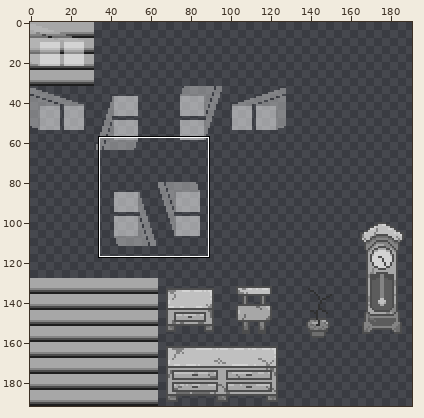
File history of a sprite sheet, Game-3800-Y-Studio-Y-Stealth-CEO-Purgatory/Assets/Sprites/Level_1/decorations.png. The picture above shows the old version from afar; the outline marks the close-up.
Close-up. Earlier state:
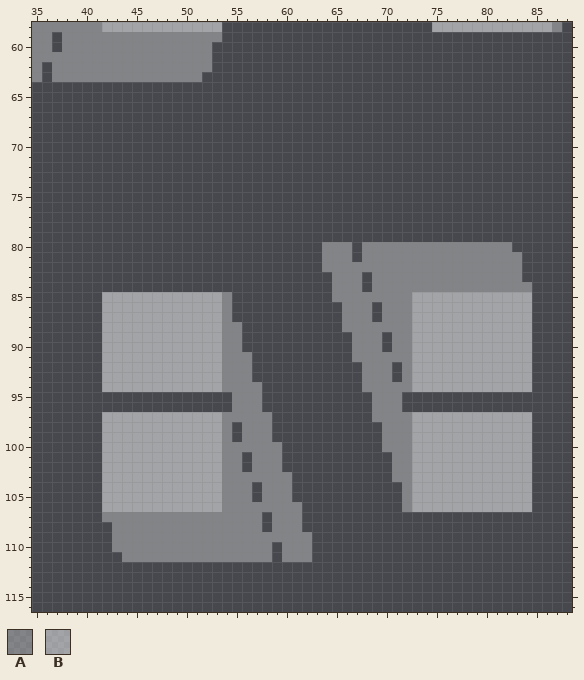
The file is 192x192 pixels. Colours within 5 levels of each other are drawn and written as one. Shown: x 35..88, y 58..116. The wide view leaves out empty margins.
Palette (. is transparent): A #c0c0c080  B #ffffff80
Pixels before (only the part around the change), first column x 35:
 58 AAAAAAABBBBBBBBBBBB.....................BBBBBBBBBBBBA.
 59 AA.AAAAAAAAAAAAAAAA...................................
 60 AA.AAAAAAAAAAAAAAA....................................
 61 AAAAAAAAAAAAAAAAAA....................................
 62 A.AAAAAAAAAAAAAAAA....................................
 63 A.AAAAAAAAAAAAAAA.....................................
 64 ......................................................
 65 ......................................................
 66 ......................................................
 67 ......................................................
 68 ......................................................
 69 ......................................................
 70 ......................................................
 71 ......................................................
 72 ......................................................
 73 ......................................................
 74 ......................................................
 75 ......................................................
 76 ......................................................
 77 ......................................................
 78 ......................................................
 79 ......................................................
 80 .............................AAA.AAAAAAAAAAAAAAA......
 81 .............................AAA.AAAAAAAAAAAAAAAA.....
 82 .............................AAAAAAAAAAAAAAAAAAAA.....
 83 ..............................AAA.AAAAAAAAAAAAAAA.....
 84 ..............................AAA.AAAAAAAAAAAAAAAA....
 85 .......BBBBBBBBBBBBA..........AAAAAAAABBBBBBBBBBBB....
 86 .......BBBBBBBBBBBBA...........AAA.AAABBBBBBBBBBBB....
 87 .......BBBBBBBBBBBBA...........AAA.AAABBBBBBBBBBBB....
 88 .......BBBBBBBBBBBBAA..........AAAAAAABBBBBBBBBBBB....
 89 .......BBBBBBBBBBBBAA...........AAA.AABBBBBBBBBBBB....
 90 .......BBBBBBBBBBBBAA...........AAA.AABBBBBBBBBBBB....
 91 .......BBBBBBBBBBBBAAA..........AAAAAABBBBBBBBBBBB....
 92 .......BBBBBBBBBBBBAAA...........AAA.ABBBBBBBBBBBB....
 93 .......BBBBBBBBBBBBAAA...........AAA.ABBBBBBBBBBBB....
 94 .......BBBBBBBBBBBBAAAA..........AAAAABBBBBBBBBBBB....
 95 ....................AAA...........AAA.................
 96 ....................AAA...........AAA.................
 97 .......BBBBBBBBBBBBAAAAA..........AAAABBBBBBBBBBBB....
 98 .......BBBBBBBBBBBBA.AAA...........AAABBBBBBBBBBBB....
 99 .......BBBBBBBBBBBBA.AAA...........AAABBBBBBBBBBBB....
100 .......BBBBBBBBBBBBAAAAAA..........AAABBBBBBBBBBBB....
101 .......BBBBBBBBBBBBAA.AAA...........AABBBBBBBBBBBB....
102 .......BBBBBBBBBBBBAA.AAA...........AABBBBBBBBBBBB....
103 .......BBBBBBBBBBBBAAAAAAA..........AABBBBBBBBBBBB....
104 .......BBBBBBBBBBBBAAA.AAA...........ABBBBBBBBBBBB....
105 .......BBBBBBBBBBBBAAA.AAA...........ABBBBBBBBBBBB....
106 .......BBBBBBBBBBBBAAAAAAAA..........ABBBBBBBBBBBB....
107 .......AAAAAAAAAAAAAAAA.AAA...........................
108 ........AAAAAAAAAAAAAAA.AAA...........................
109 ........AAAAAAAAAAAAAAAAAAAA..........................
110 ........AAAAAAAAAAAAAAAA.AAA..........................
111 .........AAAAAAAAAAAAAAA.AAA..........................
112 ......................................................
113 ......................................................
114 ......................................................
115 ......................................................
116 ......................................................
After:
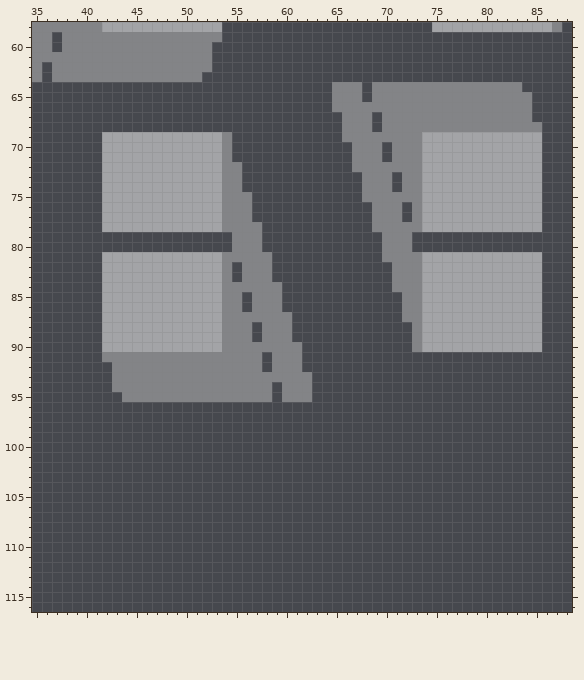
Edits made:
Colour A is added in row 64 at x 65 to 67 and 69 to 83; in row 65 at x 65 to 67 and 69 to 84; in row 66 at x 65 to 84; in row 67 at x 66 to 68 and 70 to 84; in row 68 at x 66 to 68 and 70 to 85; in row 69 at x 54 and 66 to 73.
Colour A is added in rows 70 to 71 at x 54, 67 to 69 and 71 to 73; in row 72 at x 54 to 55 and 67 to 73; in rows 73 to 74 at x 54 to 55, 68 to 70 and 72 to 73; in row 75 at x 54 to 56 and 68 to 73; in rows 76 to 77 at x 54 to 56, 69 to 71 and 73; in row 78 at x 54 to 57 and 69 to 73.
Colour A is added in row 79 at x 55 to 57 and 70 to 72; in row 80 at x 55 to 57; in row 81 at x 54 to 58; in rows 82 to 83 at x 54 and 56 to 58; in row 84 at x 54 to 59; in rows 85 to 86 at x 55 and 57 to 59.
Colour A is added in row 87 at x 55 to 60; in rows 88 to 89 at x 56 and 58 to 60; in row 90 at x 56 to 61; in rows 91 to 92 at x 57 and 59 to 61; in row 93 at x 57 to 62; in row 94 at x 58 and 60 to 62.
Colour A is added in row 95 at x 44 to 54, 58 and 60 to 62.
Colour A replaces colour B in rows 85 to 90 at x 73; in row 91 at x 42 to 53; in rows 92 to 94 at x 43 to 53.
Colour B is added in rows 69 to 78 at x 42 to 53 and 74 to 85; in rows 81 to 83 at x 42 to 53 and 84 to 85; in row 84 at x 42 to 53 and 85; in rows 85 to 90 at x 85.
Colour B replaces colour A in rows 81 to 83 at x 74 to 83; in row 84 at x 74 to 84.
The author cleared colour A in row 80 at x 64 to 66, 68 to 69 and 73 to 82; in row 81 at x 64 to 66 and 68 to 69; in row 82 at x 64 to 70; in rows 83 to 84 at x 65 to 67 and 69 to 70; in row 85 at x 65 to 71; in rows 86 to 87 at x 66 to 68 and 70 to 71.
The author cleared colour A in row 88 at x 66 to 72; in rows 89 to 90 at x 67 to 69 and 71 to 72; in row 91 at x 67 to 72; in rows 92 to 93 at x 68 to 70 and 72; in row 94 at x 68 to 72; in row 95 at x 69 to 71.
The author cleared colour A in row 96 at x 55 to 57 and 69 to 71; in row 97 at x 54 to 58 and 69 to 72; in rows 98 to 99 at x 54, 56 to 58 and 70 to 72; in row 100 at x 54 to 59 and 70 to 72; in rows 101 to 102 at x 54 to 55, 57 to 59 and 71 to 72; in row 103 at x 54 to 60 and 71 to 72.
The author cleared colour A in rows 104 to 105 at x 54 to 56, 58 to 60 and 72; in row 106 at x 54 to 61 and 72; in row 107 at x 42 to 57 and 59 to 61; in row 108 at x 43 to 57 and 59 to 61; in row 109 at x 43 to 62; in row 110 at x 43 to 58 and 60 to 62.
The author cleared colour A in row 111 at x 44 to 58 and 60 to 62.
The author cleared colour B in row 91 at x 73 to 84; in rows 92 to 94 at x 42 and 73 to 84; in rows 97 to 106 at x 42 to 53 and 73 to 84.
